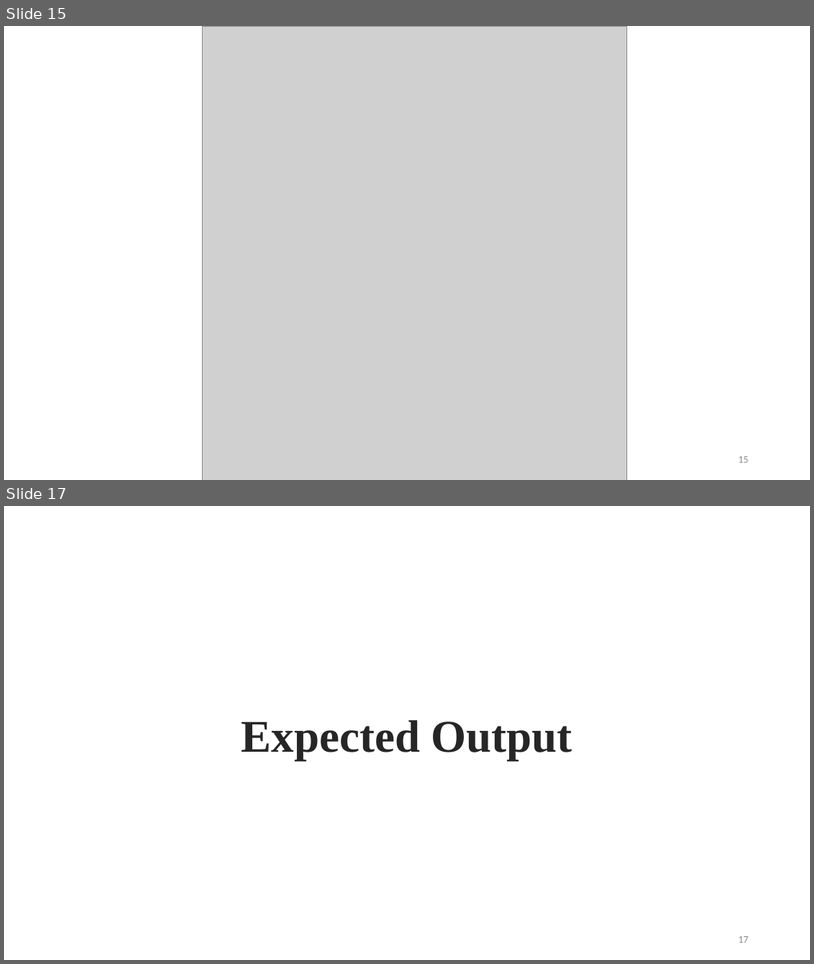
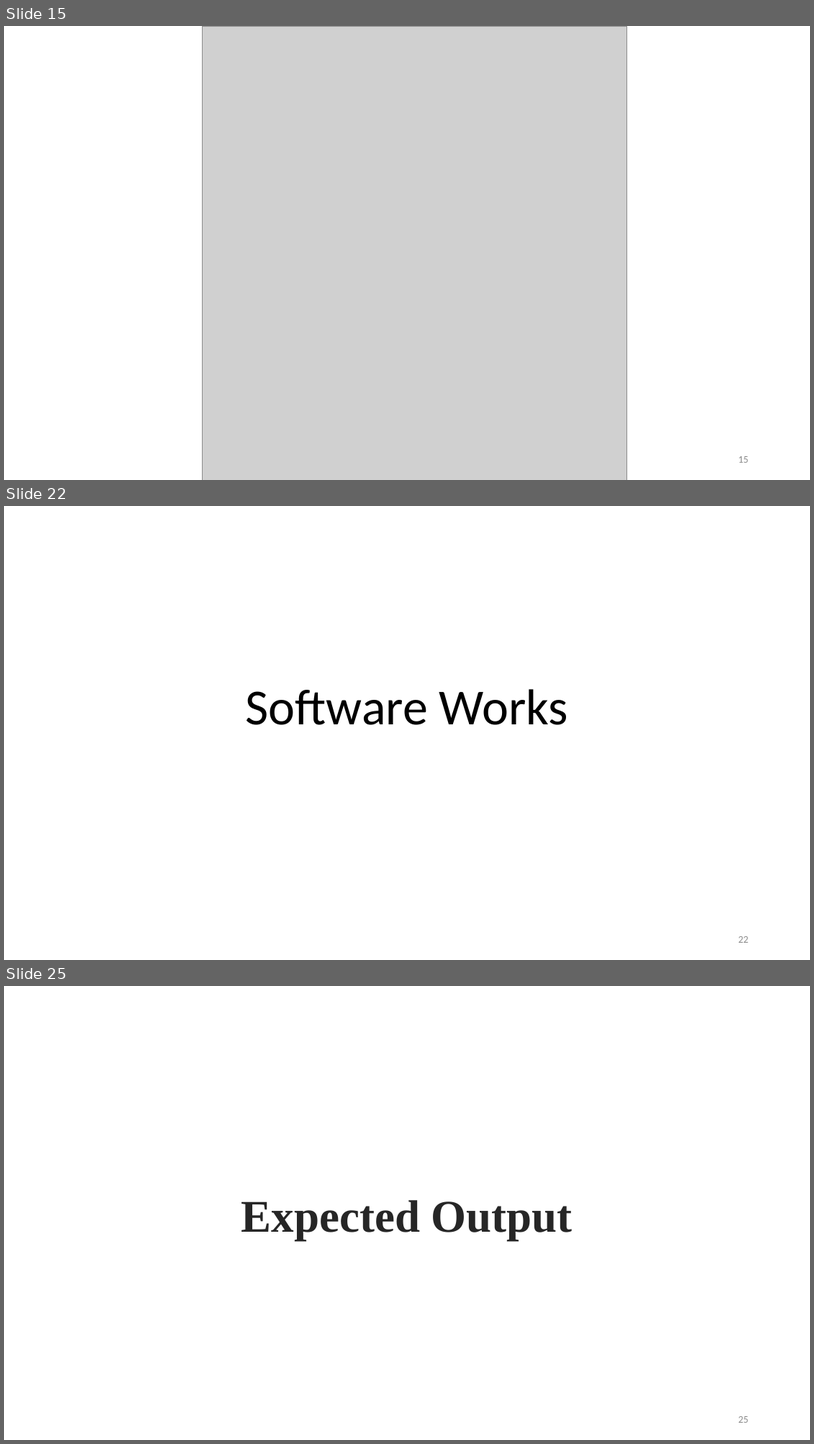
Before and after one commit to BipinGodar/ProjectReport, a slide deck: Smart Gloves using Flex Sensor.pptx. Shown one above the other, each under a label of ours: slides 15 and 17 before the commit, slides 15, 22 and 25 after it; the slides between them are not shown. The pictures are 814x964 and 814x1444 pixels, drawn with LibreOffice and Linux fonts; fonts in the diff are those of the drawing; grey boxes stand for pictures. Boxes give left, top, right and bottom in pixels: in the first picture for what was removed or moved away, otherwise in the second. Text is boxed around its words. In the diff, an @@ line names an element or a change of style, - is before the commit and + after.

```diff
--- a/Smart Gloves using Flex Sensor.pptx
+++ b/Smart Gloves using Flex Sensor.pptx
@@ slide 22 added at (4, 506, 810, 960), background #FFFFFF @@
@@ title added at (246, 689, 568, 725), 60 pt, text #000000 @@
+Software Works
@@ page number added at (738, 936, 748, 942), 12 pt, text #8C8C8C @@
+22
@@ what was slide 17 is now slide 25 @@
@@ page number at (738, 1416, 748, 1422): text changed @@
-17
+25
```
Also in this commit, not shown: 1 slide changed, 7 other slides added.
